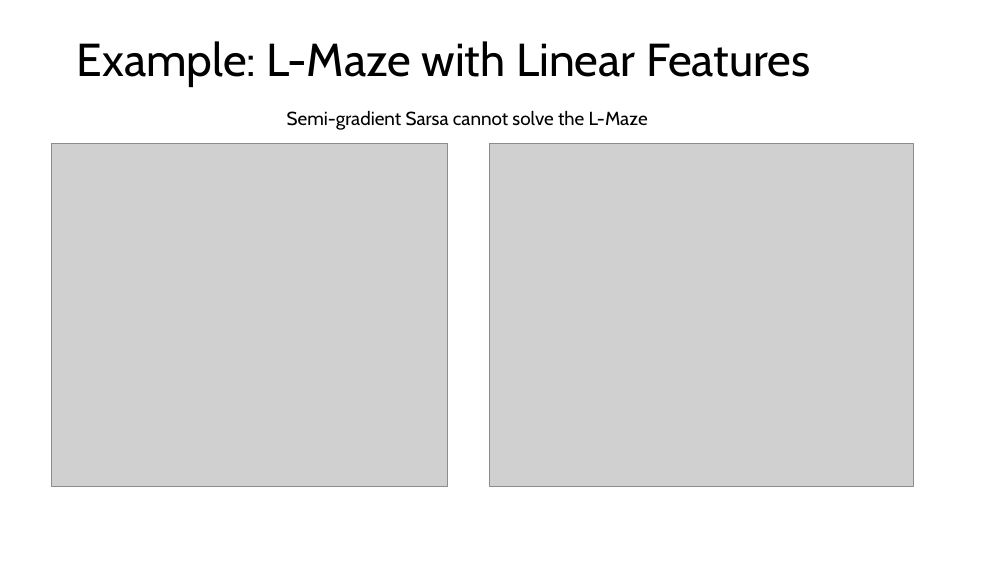
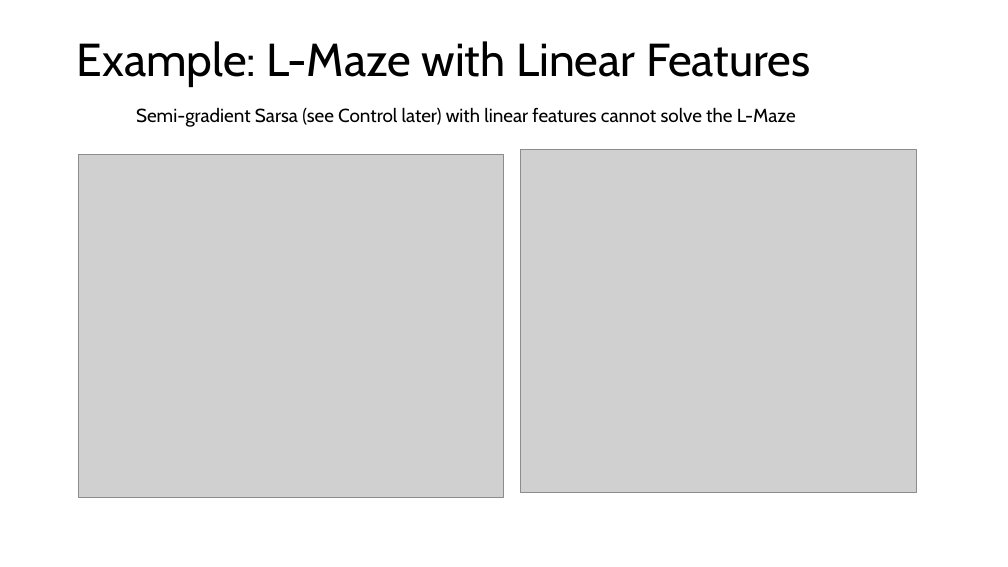
Before and after one commit to mhahsler/Introduction_to_Reinforcement_Learning, a slide deck: slide 20 of slides/Lecture_Chapter09.pptx. Drawn at 1008x567 pixels with LibreOffice and Linux fonts; fonts in the diff are those of the drawing; grey boxes stand for pictures. Boxes give left, top, right and bottom in pixels: in the first picture for what was removed or moved away, otherwise in the second. Text is boxed around its words. In the diff, an @@ line names an element or a change of style, - is before the commit and + after.

```diff
--- a/slides/Lecture_Chapter09.pptx
+++ b/slides/Lecture_Chapter09.pptx
@@ text at [136, 107, 796, 127]: text changed @@
-Semi-gradient Sarsa cannot solve the L-Maze
+Semi-gradient Sarsa (see Control later) with linear features cannot solve the L-Maze
@@ picture: place and size @@
-picture at [489, 144, 913, 486]
+picture at [79, 155, 503, 498]
@@ picture: place and size @@
-picture at [51, 144, 448, 486]
+picture at [520, 150, 917, 492]
```
Also in this commit, not shown: 5 other slides changed, 2 slides added, 2 slides removed, 3 other files.
